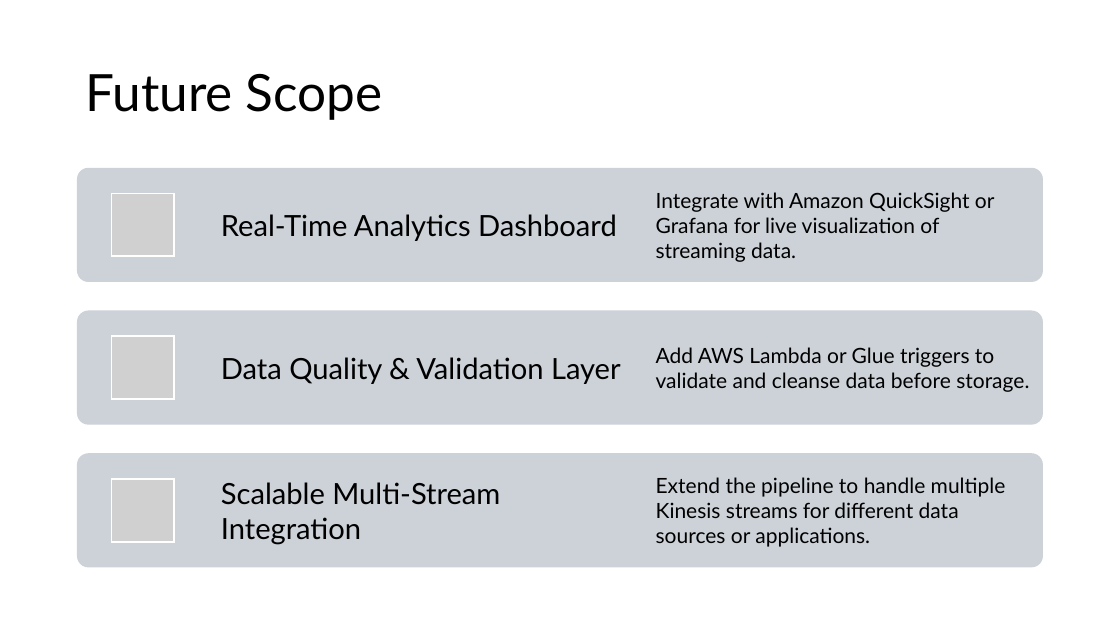
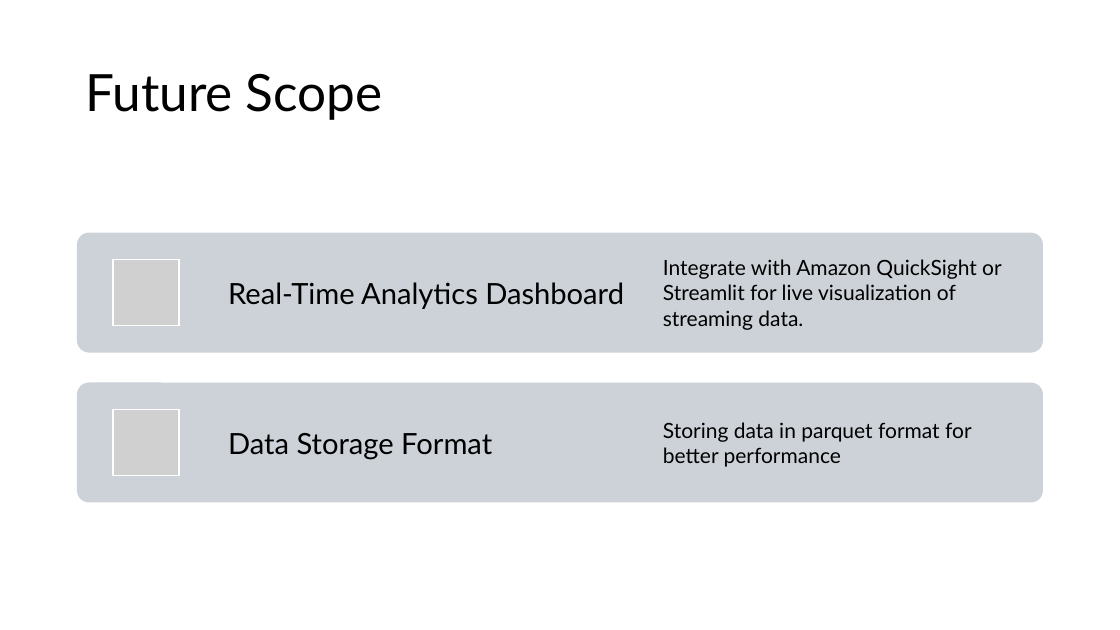
Before and after one commit to Sahanaaa05/DataForge, a slide deck: slide 18 of DataForge-(SignalStream).pptx. Drawn at 1120x630 pixels with LibreOffice and Linux fonts; fonts in the diff are those of the drawing; grey boxes stand for pictures. Boxes give left, top, right and bottom in pixels: in the first picture for what was removed or moved away, otherwise in the second. Text is boxed around its words. In the diff, an @@ line names an element or a change of style, - is before the commit and + after.

```diff
--- a/DataForge-(SignalStream).pptx
+++ b/DataForge-(SignalStream).pptx
@@ rounded rectangle: place and size @@
-rounded rectangle at <box>77,168,1044,282</box>
+rounded rectangle at <box>77,233,1044,353</box>
@@ text "Real-Time Analytics Dashboard": place and size @@
-text "Real-Time Analytics Dashboard" at <box>221,214,617,241</box>
+text "Real-Time Analytics Dashboard" at <box>228,282,624,309</box>
@@ picture added at <box>113,260,180,326</box> @@
@@ text at <box>663,259,1002,330</box>: text changed @@
-Integrate with Amazon QuickSight or Grafana for live visualization of streaming data.
+Integrate with Amazon QuickSight or Streamlit for live visualization of streaming data.
@@ rounded rectangle: place and size @@
-rounded rectangle at <box>77,454,1044,568</box>
+rounded rectangle at <box>77,382,1044,502</box>
@@ picture: place and size @@
-picture at <box>112,336,175,399</box>
+picture at <box>113,410,180,476</box>
@@ text added at <box>228,433,492,459</box>, 25 pt, text #000000 @@
+Data Storage Format
@@ text added at <box>663,422,972,467</box>, 18 pt, text #000000 @@
+Storing data in parquet format for better performance
@@ group removed at <box>77,193,1044,547</box>: 4 texts, 2 pictures, 1 rounded rectangle @@
-Data Quality & Validation Layer
-Add AWS Lambda or Glue triggers to validate and cleanse data before storage.
-Scalable Multi-Stream Integration
-Extend the pipeline to handle multiple Kinesis streams for different data sources or applications.
```
Also in this commit, not shown: 8 other slides changed, 5 other files.
